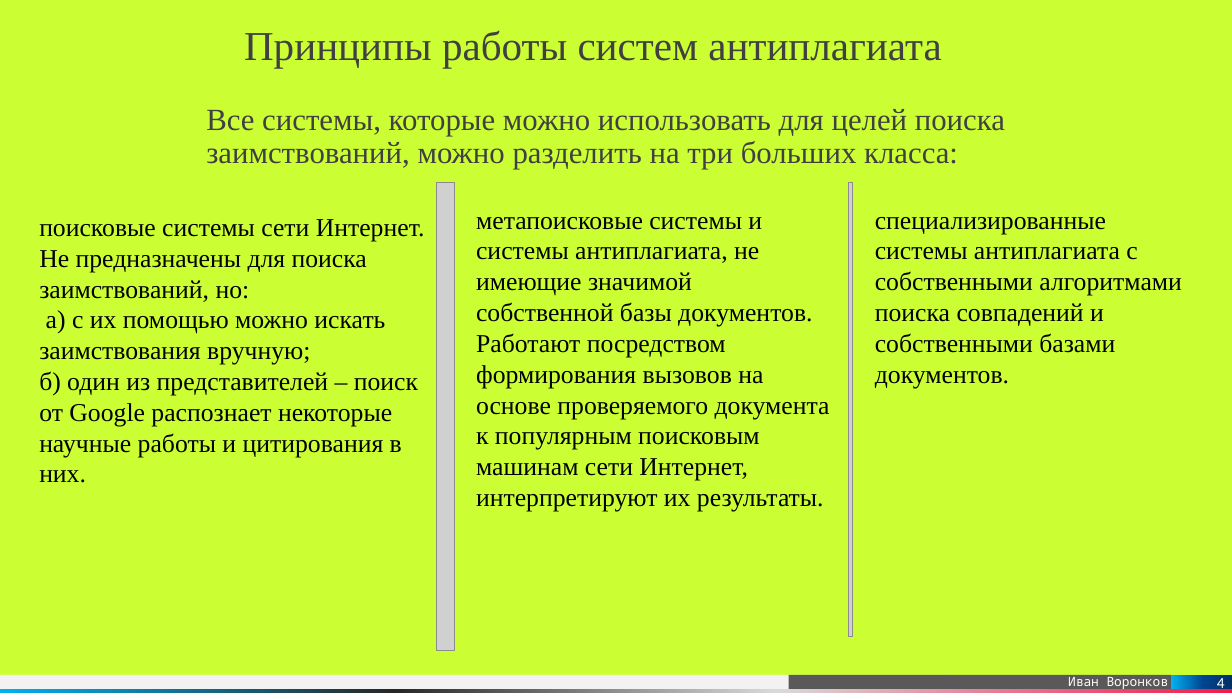
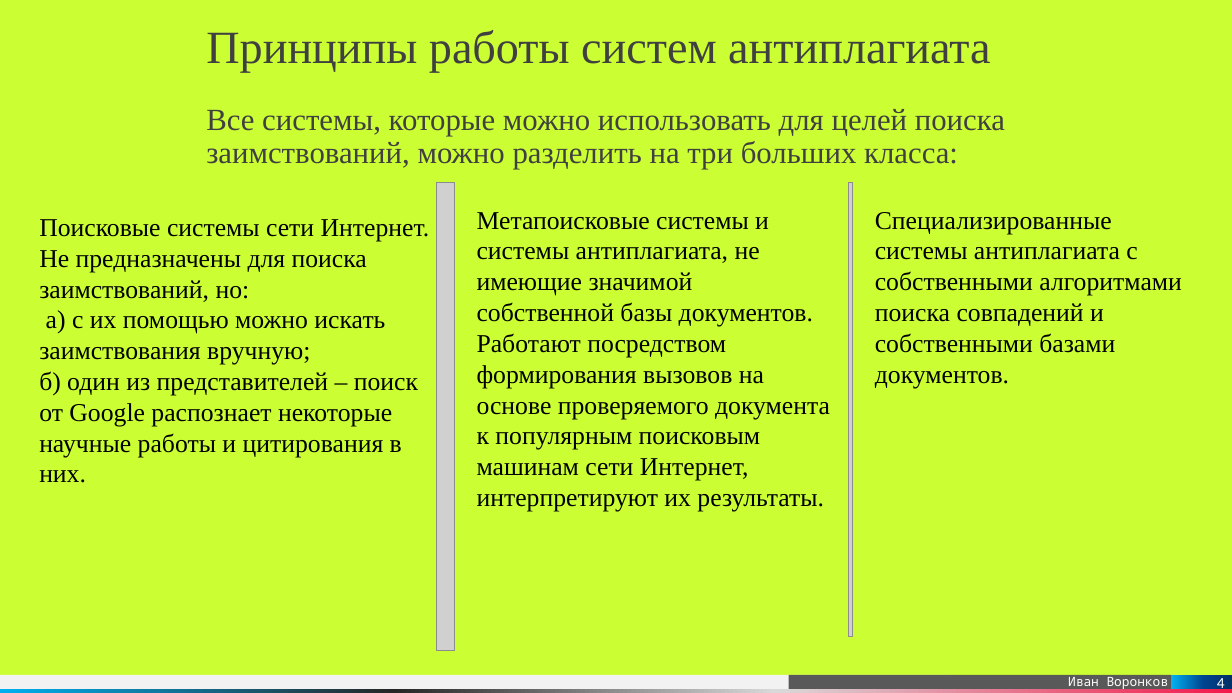
Before and after one commit to NurzhanKalniyazov/anti, a slide deck: slide 4 of Антиплагиат.pptx. Drawn at 1232x693 pixels with LibreOffice and Linux fonts; fonts in the diff are those of the drawing; grey boxes stand for pictures. Boxes give left, top, right and bottom in pixels: in the first picture for what was removed or moved away, otherwise in the second. Text is boxed around its words. In the diff, an @@ line names an element or a change of style, - is before the commit and + after.

```diff
--- a/Антиплагиат.pptx
+++ b/Антиплагиат.pptx
@@ title "Принципы работы систем антиплагиата": place and size @@
-title "Принципы работы систем антиплагиата" at [244,30,941,68]
+title "Принципы работы систем антиплагиата" at [206,30,990,73]
@@ title "Принципы работы систем антиплагиата" at [206,30,990,73]: size 32 to 36 pt @@
@@ text at [39,219,430,302]: text changed @@
-поисковые системы сети Интернет. Не предназначены для поиска заимствований, но:
+Поисковые системы сети Интернет. Не предназначены для поиска заимствований, но:
@@ text at [477,212,830,512]: text changed @@
-метапоисковые системы и системы антиплагиата, не имеющие значимой собственной базы документов. Работают посредством формирования вызовов на основе проверяемого документа к популярным поисковым машинам сети Интернет, интерпретируют их результаты.
+Метапоисковые системы и системы антиплагиата, не имеющие значимой собственной базы документов. Работают посредством формирования вызовов на основе проверяемого документа к популярным поисковым машинам сети Интернет, интерпретируют их результаты.
@@ text at [875,212,1182,388]: text changed @@
-специализированные системы антиплагиата с собственными алгоритмами поиска совпадений и собственными базами документов.
+Специализированные системы антиплагиата с собственными алгоритмами поиска совпадений и собственными базами документов.
```
Also in this commit, not shown: 16 other slides changed, 5 other files.
